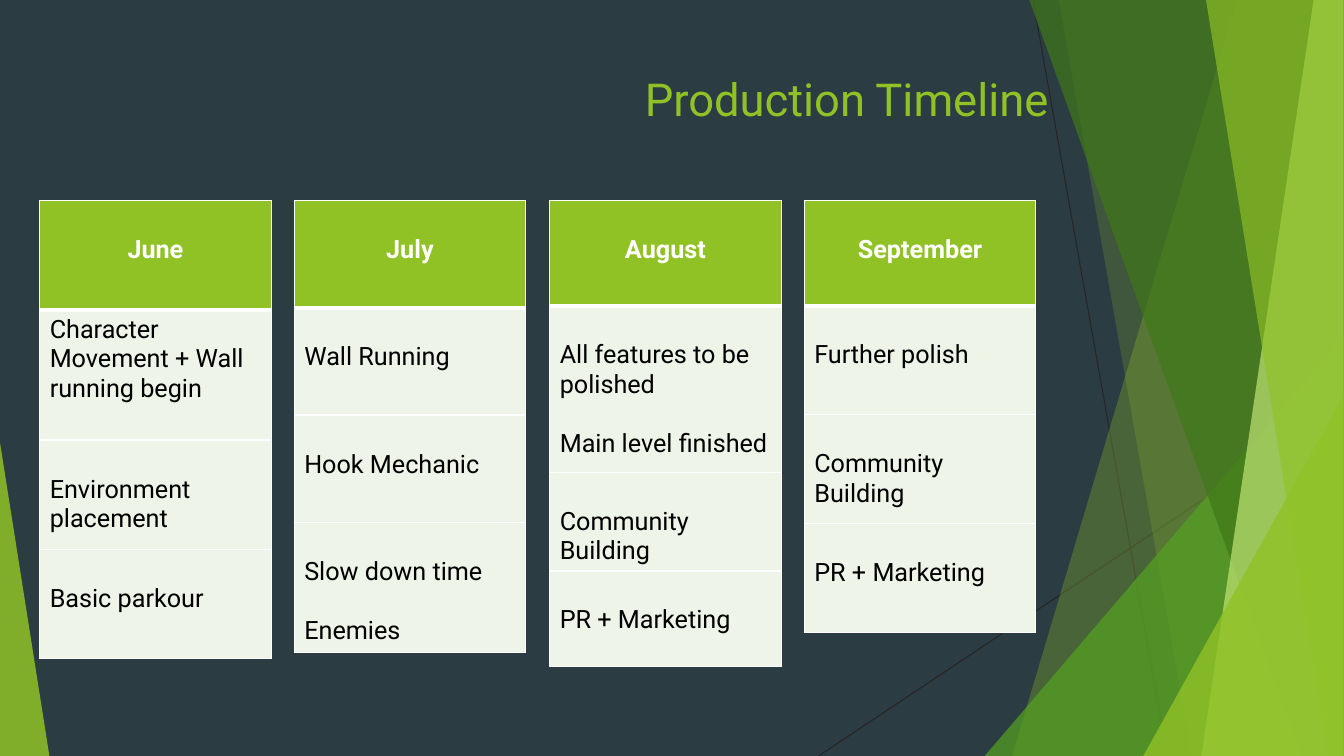
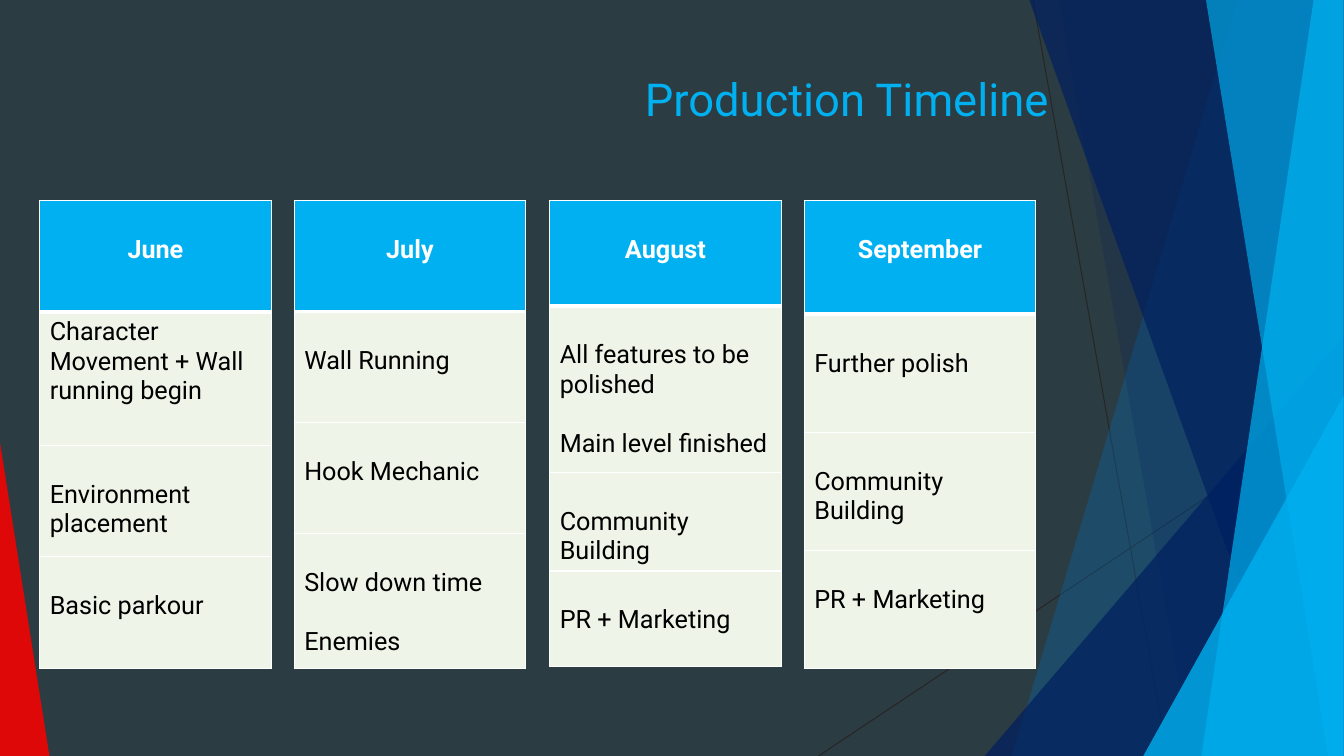
Before and after one commit to Pilokio/Tranzfuser, a slide deck: slide 9 of Virtual Pitch Presentation/Pitch.pptx. Drawn at 1344x756 pixels with LibreOffice and Linux fonts; fonts in the diff are those of the drawing. Boxes give left, top, right and bottom in pixels: in the first picture for what was removed or moved away, otherwise in the second. Text is boxed around its words. In the diff, an @@ line names an element or a change of style, - is before the commit and + after.

Commit message:
Update to pitch

```diff
--- a/Virtual Pitch Presentation/Pitch.pptx
+++ b/Virtual Pitch Presentation/Pitch.pptx
@@ freeform shape at <box>1012,0,1344,756</box>: fill #90C226 at 30% opacity to #0070C0 at 30% opacity @@
@@ freeform shape at <box>1029,0,1344,756</box>: fill #3F7819 at 70% opacity to #002060 at 70% opacity @@
@@ freeform shape at <box>1059,0,1344,756</box>: fill #90C226 at 20% opacity to #002060 at 20% opacity @@
@@ freeform shape at <box>1202,0,1344,756</box>: fill #C0E474 at 70% opacity to #00B0F0 at 70% opacity @@
@@ freeform shape at <box>1206,0,1344,756</box>: fill #90C226 at 65% opacity to #00B0F0 at 65% opacity @@
@@ title "Production Timeline" at <box>645,82,1048,117</box>: text colour #90C226 to #00B0F0 @@
@@ table at <box>39,201,271,668</box> @@
@@ fill #90C226 to #00B0F0 in row 1, column 1 @@
@@ table at <box>294,201,526,668</box> @@
@@ fill #90C226 to #00B0F0 in row 1, column 1 @@
@@ table at <box>549,201,781,668</box> @@
@@ fill #90C226 to #00B0F0 in row 1, column 1 @@
@@ table at <box>805,201,1036,668</box> @@
@@ fill #90C226 to #00B0F0 in row 1, column 1 @@
@@ triangle at <box>985,336,1344,756</box>: fill #54A021 at 72% opacity to #002060 at 72% opacity @@
@@ triangle at <box>1143,396,1344,756</box>: fill #90C226 at 80% opacity to #00B0F0 at 80% opacity @@
@@ triangle at <box>0,443,49,756</box>: fill #90C226 at 85% opacity to #FF0000 at 85% opacity @@
```
Also in this commit, not shown: 13 other slides changed, 1 slide removed.
